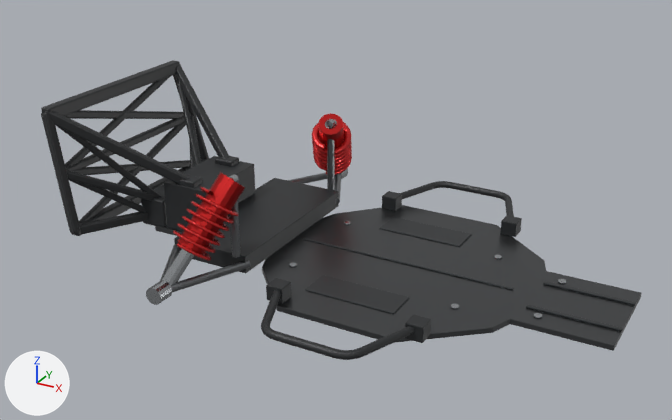
The Blender file blender/roboracer_frame.blend, before and after one commit.
One viewpoint serves both versions: a 50 mm camera at (0.356, -0.531, 0.291) aimed at (0.068, -0.007, 0.029). Lighting does not change. The marker at lower left points along +X, +Y and +Z. The picture after the commit comes second.

Objects in the first picture: 'Frame_Chassis_Plate', 'Frame_Nerf_Bars', 'Frame_Rear_Bumper', 'Frame_Rear_Suspension'.
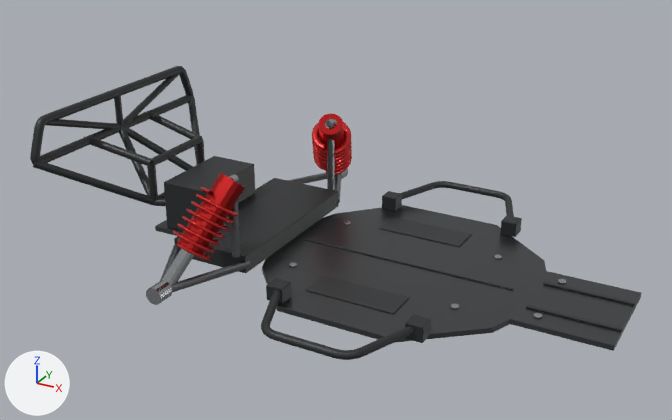
Commit message: feat(frame): refine rear bumper from reference photos

Changed parts and their boxes [x1, y1, x2, y2] in the pictures (672 x 420 px):
'Frame_Rear_Bumper', reshaped, modifiers changed
    before: [41, 60, 239, 236]
    after: [30, 66, 205, 206]
part 1 of me_frame_rear_bumper, added
    after: [114, 95, 123, 125]
part 2 of me_frame_rear_bumper, added (black)
    after: [151, 136, 203, 165]
part 3 of me_frame_rear_bumper, added (mostly hidden)
    after: [196, 140, 205, 165]
part 4 of me_frame_rear_bumper, added
    after: [147, 163, 158, 202]
part 5 of me_frame_rear_bumper, rebuilt
    before: [57, 126, 160, 197]
    after: [33, 161, 154, 205]
part 6 of me_frame_rear_bumper, rebuilt
    before: [190, 115, 201, 163]
    after: [188, 96, 200, 164]
part 7 of me_frame_rear_bumper, rebuilt
    before: [65, 76, 171, 168]
    after: [30, 66, 193, 164]
part 8 of me_frame_rear_bumper, added
    after: [123, 66, 182, 124]
part 9 of me_frame_rear_bumper, added (black)
    after: [38, 118, 120, 129]
part 10 of me_frame_rear_bumper, added (black)
    after: [124, 126, 193, 171]
part 11 of me_frame_rear_bumper, added (black)
    after: [119, 126, 150, 196]
part 12 of me_frame_rear_bumper, added
    after: [154, 198, 166, 206]
part 13 of me_frame_rear_bumper, added
    after: [150, 112, 202, 139]
part 14 of me_frame_rear_bumper, added
    after: [90, 137, 151, 166]
part 15 of me_frame_rear_bumper, deleted
    before: [56, 114, 239, 236]
part 16 of me_frame_rear_bumper, deleted (black)
    before: [41, 60, 230, 227]

Edits to the bpy script that builds the scene:
```text
Change me_frame_rear_bumper:
    used by ob_frame_rear_bumper; parent = ob_roboracer_frame; location = (0.0, 0.0, 0.0)
    remove me_frame_rear_bumper.from_pydata(...)  # 192 vertices, 144 faces; spans x -0.135..-0.038, y -0.084..0.084, z -0.006..0.092
    add me_frame_rear_bumper.from_pydata(...)  # 1376 vertices, 1012 faces; spans x -0.135..-0.027, y -0.094..0.094, z 0.011..0.087
    me_frame_rear_bumper part 1: a new loose piece, a 20-sided cylinder along z spanning x -0.1326..-0.1274, y -0.0026..0.0026, z 0.0556..0.0837, in mat_side_guard_black_polymer (black #242729)
    me_frame_rear_bumper part 2: a new loose piece, a 20-sided cylinder along y spanning x -0.079..-0.073, y -0.03..0.03, z 0.0422..0.0482, in mat_side_guard_black_polymer (black #242729)
    me_frame_rear_bumper part 3: a new loose piece, a 20-sided cylinder along z spanning x -0.079..-0.073, y 0.027..0.033, z 0.014..0.0452, in mat_side_guard_black_polymer (black #242729)
    me_frame_rear_bumper part 4: a new loose piece, a 20-sided cylinder along z spanning x -0.079..-0.073, y -0.033..-0.027, z 0.014..0.0452, in mat_side_guard_black_polymer (black #242729)
    me_frame_rear_bumper part 5: the loose piece of 8 vertices spanning x -0.133..-0.071, y -0.077..-0.023, z 0.012..0.09 is rebuilt with 40 vertices and now spans x -0.132..-0.074, y -0.094..-0.028, z 0.011..0.058
    me_frame_rear_bumper part 6: the loose piece of 8 vertices spanning x -0.123..-0.071, y 0.023..0.08, z 0.012..0.048 is rebuilt with 40 vertices and now spans x -0.132..-0.074, y 0.028..0.094, z 0.011..0.058
    me_frame_rear_bumper part 7: the loose piece of 8 vertices spanning x -0.132..-0.118, y -0.079..0.076, z 0.042..0.09 is rebuilt with 560 vertices and now spans x -0.133..-0.127, y -0.093..0.093, z 0.052..0.087
    me_frame_rear_bumper part 8: a new loose piece of 40 vertices spanning x -0.133..-0.127, y -0.001..0.082, z 0.053..0.086, in mat_side_guard_black_polymer (black #242729)
    me_frame_rear_bumper part 9: a new loose piece of 40 vertices spanning x -0.133..-0.127, y -0.082..0.001, z 0.053..0.086, in mat_side_guard_black_polymer (black #242729)
    me_frame_rear_bumper part 10: a new loose piece of 40 vertices spanning x -0.132..-0.074, y -0.003..0.033, z 0.012..0.058, in mat_side_guard_black_polymer (black #242729)
    me_frame_rear_bumper part 11: a new loose piece of 40 vertices spanning x -0.132..-0.074, y -0.033..0.003, z 0.012..0.058, in mat_side_guard_black_polymer (black #242729)
    me_frame_rear_bumper part 12: a new loose piece of 40 vertices spanning x -0.077..-0.033, y -0.033..-0.012, z 0.011..0.017, in mat_side_guard_black_polymer (black #242729)
    me_frame_rear_bumper part 13: a new loose piece of 40 vertices spanning x -0.131..-0.075, y 0.027..0.038, z 0.042..0.059, in mat_side_guard_black_polymer (black #242729)
    me_frame_rear_bumper part 14: a new loose piece of 40 vertices spanning x -0.131..-0.075, y -0.038..-0.027, z 0.042..0.059, in mat_side_guard_black_polymer (black #242729)
    me_frame_rear_bumper part 15: 7 loose pieces with 56 vertices, spanning x -0.125..-0.038, y -0.084..0.084, z -0.003..0.047, are deleted
    me_frame_rear_bumper part 16: 112 vertices removed from x -0.135..-0.042, y -0.082..0.082, z -0.006..0.092
    other edits to the shape of me_frame_rear_bumper do not show in these pictures
    add me_frame_rear_bumper.materials.append(mat_frame_fasteners)  # grey #b3b6ba
Change ob_frame_rear_bumper:
    where _m = ob_frame_rear_bumper.modifiers.new('Bevel', 'BEVEL')
    _m.width: 0.0015 -> 0.0006
    _m.width_pct: 0.0015 -> 0.0006
    _m.segments: 4 -> 3
```
